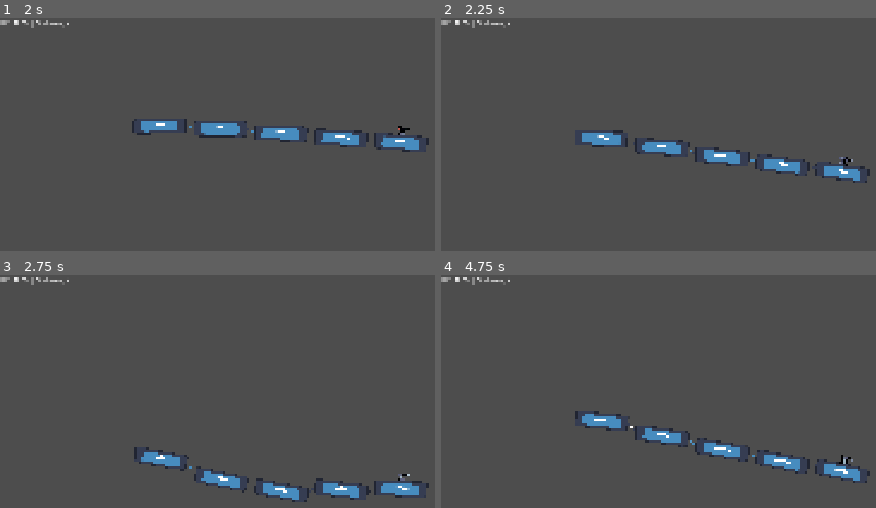
Above: before the commit, frames 1-4 (two rows, left to right).
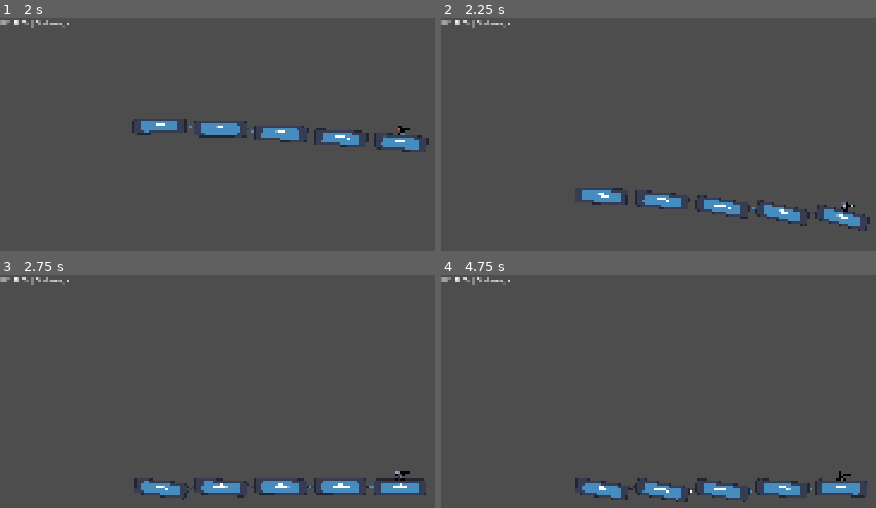
Above: after the commit, the same moments.

Repository: g3evorz/Gameseed-2026
Game: Godot game, scene res://Scenes/main.tscn
Same seed, same stepped clock (60 frames per second), same inputs: the game is played once before the commit and once after it. The engine's default icon, where the game draws it, is replaced by a stand-in: a white triangle on a blue panel in a dark square.
Inputs:
- Up to frame 1 (2 s): hold E (shoot) 0.53-1.28 s; hold Up (ui_up) from 0.53 s (still down); tap E (shoot) at 1.35 s
- Up to frame 2 (2.25 s): release Up (ui_up) at 2.03 s; hold Down (ui_down) from 2.03 s (still down); hold E (shoot) from 2.03 s (still down)
- Up to frame 3 (2.75 s): keep holding Down (ui_down); keep holding E (shoot)
- Up to frame 4 (4.75 s): release Down (ui_down) at 2.78 s; release E (shoot) at 2.78 s; hold Up (ui_up) 2.78-4.28 s; tap E (shoot) at 2.85, 4.35 s; hold E (shoot) 3.53-4.28 s; hold Down (ui_down) from 4.28 s (still down); tap Up (ui_up) at 4.52 s

Frame 1 is identical in both runs. In frame 2, 4.9% of the frame differs, in the area x 32-99%, y 48-92%; in frame 3, 3.1%; in frame 4, 4.9%, in the area x 30-99%, y 58-98%.

Commit message:
Add fast-fall and drop-through (ui_down)
Add a fast-fall mechanic and drop-through behavior triggered by the ui_down input. Introduces FAST_FALL_VELOCITY on kepala (exported, 1500.0) and a corresponding var on Gerbong (default 0.0). When ui_down is pressed: if on floor, the player shifts down to pass one-way platforms (global_position.y += 2); if in air, velocity.y is set to FAST_FALL_VELOCITY to perform an instant fast-fall. kereta.gd now propagates kepala_kereta.FAST_FALL_VELOCITY to each gerbong so wagons follow the same fast-fall value.

Diff:
--- a/Script/Kereta/Gerbong.gd
+++ b/Script/Kereta/Gerbong.gd
@@ -25,6 +25,8 @@
 @export var BATAS_HANCUR = 1500.0
 @export var BATAS_EKSTRIM_X = 200.0
 @export var BATAS_EKSTRIM_Y = 100.0
+
+var FAST_FALL_VELOCITY = 0.0
 
 func putus_sambungan():
 	tersambung = false
@@ -63,8 +65,13 @@
 	if is_instance_valid(node_target):
 		var jarak_y = node_target.global_position.y - global_position.y
 
-		if is_on_floor() and jarak_y > 40.0:
-			global_position.y += 2.0
+		if Input.is_action_just_pressed("ui_down"):
+			if is_on_floor():
+				# Jika di lantai: tembus platform One-Way
+				global_position.y += 2.0
+			else:
+				# Jika di udara: ikuti bantingan gravitasi kepala kereta
+				velocity.y = FAST_FALL_VELOCITY
 
 		if node_target.is_class("CharacterBody2D") and node_target.is_on_floor():
 			if is_on_floor():
--- a/Script/Kereta/kepala.gd
+++ b/Script/Kereta/kepala.gd
@@ -9,6 +9,7 @@
 @export var MAX_TILT_UP = -20.0   # Derajat maksimal saat naik (hidung ke atas)
 @export var MAX_TILT_DOWN = 15.0  # Derajat maksimal saat turun (hidung menunduk)
 @export var TILT_SMOOTHNESS = 10.0 # Seberapa mulus transisi rotasinya
+@export var FAST_FALL_VELOCITY = 1500.0
 
 @onready var sprite = $Sprite2D
 @onready var gun = $Sprite2D/PulseBody
@@ -39,8 +40,12 @@
 	if Input.is_action_just_pressed("ui_up") and is_on_floor():
 		velocity.y = JUMP_VELOCITY
 
-	if Input.is_action_just_pressed("ui_down") and is_on_floor():
-		global_position.y += 2.0
+	if Input.is_action_just_pressed("ui_down"):
+		if is_on_floor():
+			global_position.y += 2.0
+		else:
+			# Jika di udara: Bantingan instan ke bawah (Fast-Fall)
+			velocity.y = FAST_FALL_VELOCITY
 
 	# 3. Gerakan Otomatis ke Depan Gradually
 
--- a/Script/Kereta/kereta.gd
+++ b/Script/Kereta/kereta.gd
@@ -85,6 +85,9 @@
 
 		gerbong.target_x_velocity = kecepatan_sekarang
 		gerbong.posisi_y_kepala_absolut = kepala_kereta.global_position.y
+
+		if "FAST_FALL_VELOCITY" in kepala_kereta:
+			gerbong.FAST_FALL_VELOCITY = kepala_kereta.FAST_FALL_VELOCITY
 
 		if i == 0:
 			gerbong.node_target = kepala_kereta
